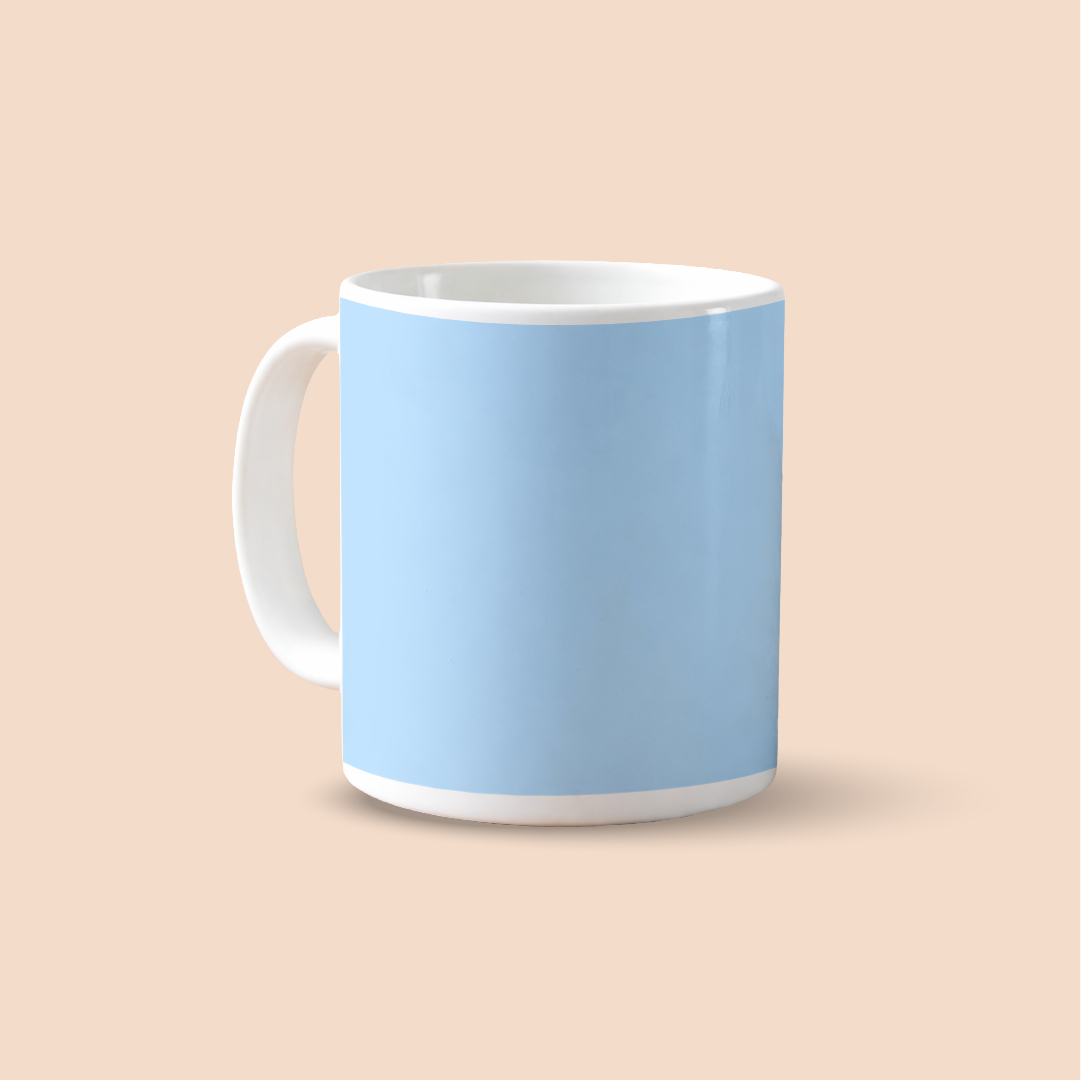
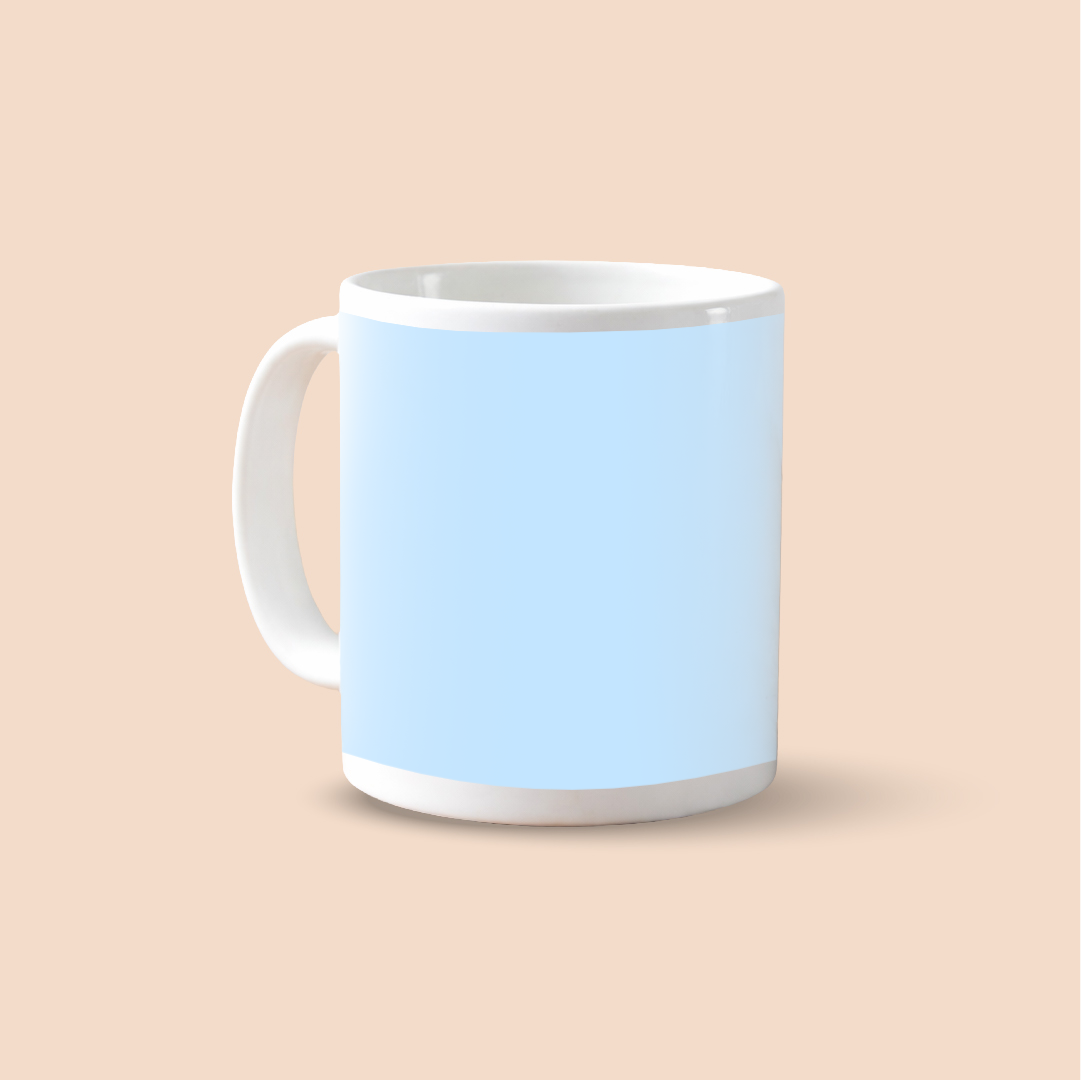
Layered file, before and after one edit (1081px x 1080px). Changes by layer:
"Rectangle 1": blend linear burn → normal, painted on it over [338, 297, 785, 796]
